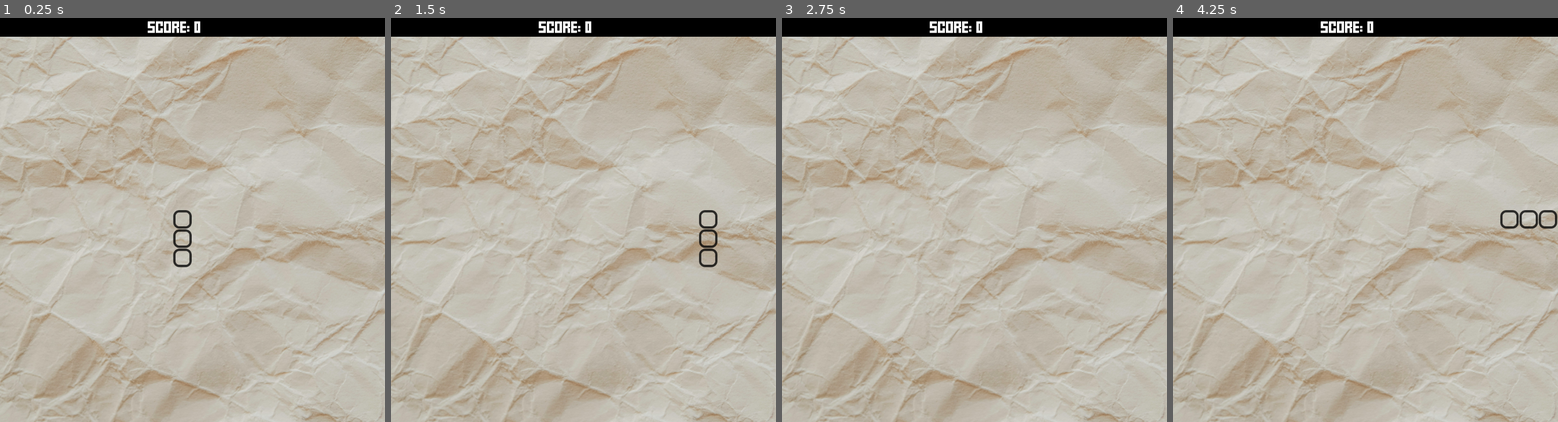
Above: before the commit, frames 1-4 (left to right).
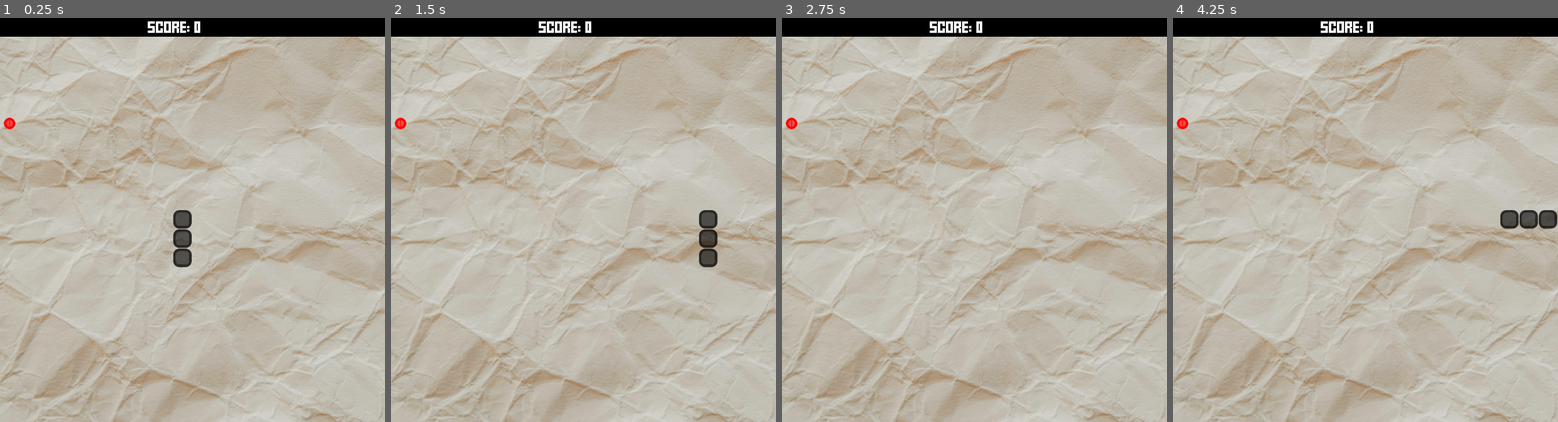
Above: after the commit, the same moments.

Repository: seriouslysean/game--snake
Game: Godot game, scene res://scenes/main.tscn
Same seed, same stepped clock (60 frames per second), same inputs: the game is played once before the commit and once after it.
Inputs:
- Up to frame 1 (0.25 s): no input
- Up to frame 2 (1.5 s): tap Enter at 0.5 s; hold Right (move_right) 0.53-1.28 s; hold Down (move_down) from 1.28 s (still down)
- Up to frame 3 (2.75 s): release Down (move_down) at 2.03 s; hold Right (move_right) from 2.03 s (still down)
- Up to frame 4 (4.25 s): release Right (move_right) at 2.78 s; hold Up (move_up) 2.78-3.53 s; tap Space at 3.5 s; hold Left (move_left) from 3.53 s (still down)

The runs differ from the first frame. In frame 1, 0.4% of the frame differs, in the area x 0-50%, y 24-62%; in frame 2, 0.4%; in frame 3, less than 0.1%; in frame 4, 0.4%, in the area x 0-100%, y 24-52%.

Commit message:
Add food placement logic

Diff:
--- a/scenes/main.gd
+++ b/scenes/main.gd
@@ -23,6 +23,10 @@
 var move_direction : Vector2
 var can_move : bool = false
 
+# food variables
+var food_pos : Vector2
+var regen_food: bool = true
+
 # Called when the node enters the scene tree for the first time.
 func _ready():
 	new_game()
@@ -33,6 +37,7 @@
 	move_direction = up
 	can_move = true
 	generate_snake()
+	move_food()
 
 func generate_snake():
 	old_data.clear()
@@ -88,3 +93,30 @@
 		if i > 0:
 			snake_data[i] = old_data[i - 1]
 		snake[i].position = (snake_data[i] * cell_size) + Vector2(0, cell_size)
+	check_out_of_bounds()
+	check_self_eaten()
+	check_food_eaten()
+
+func check_out_of_bounds():
+	for i in range(1, len(snake_data)):
+		if snake_data[i] == snake_data[0]:
+			end_game()
+
+func check_self_eaten():
+	pass
+
+func move_food():
+	while regen_food:
+		regen_food = false
+		food_pos = Vector2(randi_range(0, cells - 1), randi_range(0, cells - 1))
+		for i in snake_data:
+			if food_pos == i:
+				regen_food = true
+	$Food.position = (food_pos * cell_size) + Vector2(0, cell_size)
+	regen_food = true
+
+func check_food_eaten():
+	pass
+
+func end_game():
+	pass
--- a/scenes/main.tscn
+++ b/scenes/main.tscn
@@ -1,9 +1,23 @@
-[gd_scene load_steps=5 format=3 uid="uid://c766diqa4u3aj"]
+[gd_scene load_steps=7 format=3 uid="uid://c766diqa4u3aj"]
 
 [ext_resource type="Script" path="res://scenes/main.gd" id="1_6ise4"]
 [ext_resource type="PackedScene" uid="uid://chc6frtioemsc" path="res://scenes/hud.tscn" id="2_2j61x"]
 [ext_resource type="Texture2D" uid="uid://d1ndshrhvcm00" path="res://assets/background.png" id="2_ns5ta"]
 [ext_resource type="PackedScene" uid="uid://bb641kkqafnec" path="res://scenes/snake_segment.tscn" id="2_oxqos"]
+
+[sub_resource type="StyleBoxEmpty" id="StyleBoxEmpty_e74xl"]
+
+[sub_resource type="StyleBoxFlat" id="StyleBoxFlat_ya4wq"]
+bg_color = Color(1, 0, 0, 0.588235)
+border_width_left = 6
+border_width_top = 6
+border_width_right = 6
+border_width_bottom = 6
+border_color = Color(1, 0, 0, 1)
+corner_radius_top_left = 30
+corner_radius_top_right = 30
+corner_radius_bottom_right = 30
+corner_radius_bottom_left = 30
 
 [node name="Main" type="Node"]
 script = ExtResource("1_6ise4")
@@ -19,4 +33,27 @@
 [node name="MoveTimer" type="Timer" parent="."]
 wait_time = 0.1
 
+[node name="Food" type="Panel" parent="."]
+anchors_preset = 8
+anchor_left = 0.5
+anchor_top = 0.5
+anchor_right = 0.5
+anchor_bottom = 0.5
+offset_left = -500.0
+offset_top = -525.0
+offset_right = -450.0
+offset_bottom = -475.0
+grow_horizontal = 2
+grow_vertical = 2
+pivot_offset = Vector2(2.08165e-12, 2.08165e-12)
+theme_override_styles/panel = SubResource("StyleBoxEmpty_e74xl")
+
+[node name="Panel" type="Panel" parent="Food"]
+layout_mode = 0
+offset_left = 10.0
+offset_top = 10.0
+offset_right = 40.0
+offset_bottom = 40.0
+theme_override_styles/panel = SubResource("StyleBoxFlat_ya4wq")
+
 [connection signal="timeout" from="MoveTimer" to="." method="_on_move_timer_timeout"]
--- a/scenes/snake_segment.tscn
+++ b/scenes/snake_segment.tscn
@@ -1,7 +1,7 @@
 [gd_scene load_steps=2 format=3 uid="uid://bb641kkqafnec"]
 
 [sub_resource type="StyleBoxFlat" id="StyleBoxFlat_qi26o"]
-bg_color = Color(0.6, 0.6, 0.6, 0)
+bg_color = Color(0, 0, 0, 0.596078)
 border_width_left = 6
 border_width_top = 6
 border_width_right = 6
